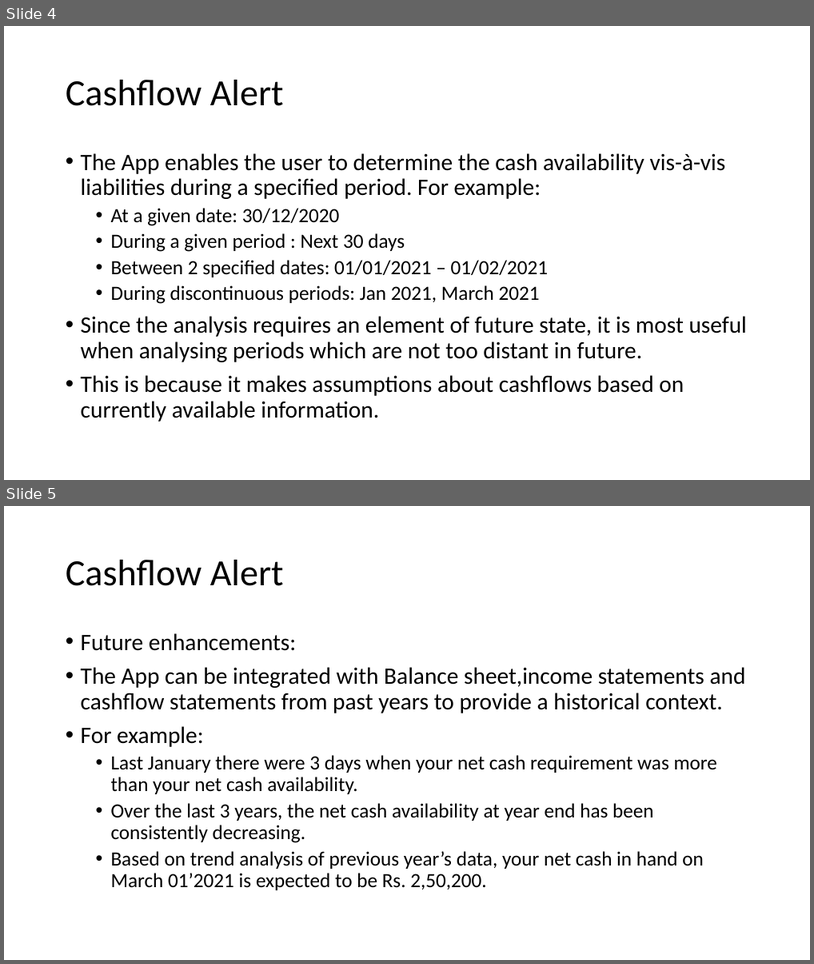
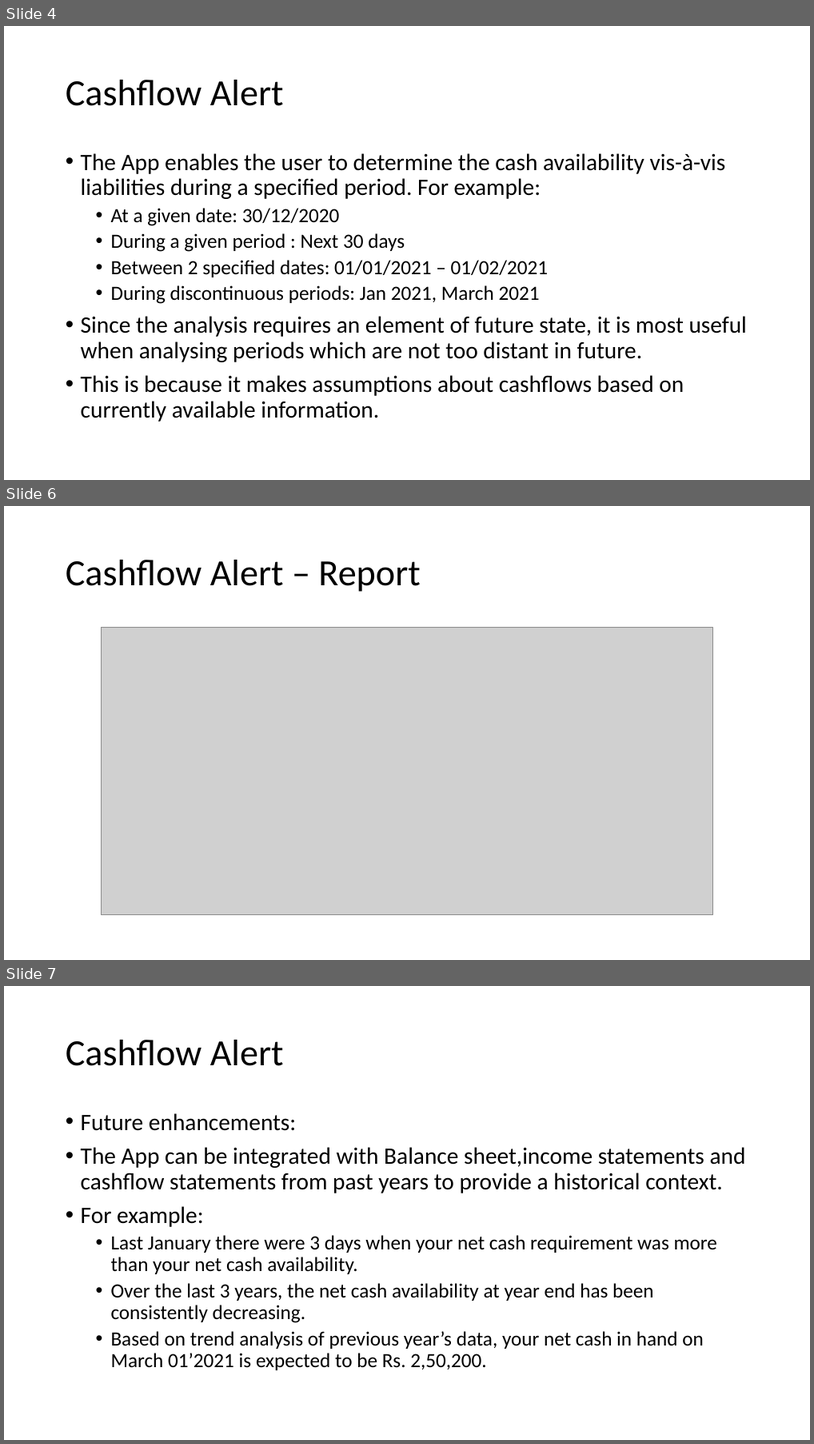
Before and after one commit to solfinder/intuit, a slide deck: IntuitCodathon.pptx. Shown one above the other, each under a label of ours: slides 4 and 5 before the commit, slides 4, 6 and 7 after it; the slides between them are not shown. The pictures are 814x964 and 814x1444 pixels, drawn with LibreOffice and Linux fonts; fonts in the diff are those of the drawing; grey boxes stand for pictures. Boxes give left, top, right and bottom in pixels: in the first picture for what was removed or moved away, otherwise in the second. Text is boxed around its words. In the diff, an @@ line names an element or a change of style, - is before the commit and + after.

```diff
--- a/IntuitCodathon.pptx
+++ b/IntuitCodathon.pptx
@@ slide 6 added at (4,506,810,960), background #FFFFFF @@
@@ title added at (66,560,420,592), 44 pt, text #000000 @@
+Cashflow Alert – Report
@@ picture added at (102,627,714,915) @@
@@ what was slide 5 is now slide 7 @@
```
Also in this commit, not shown: 1 other slide added.
